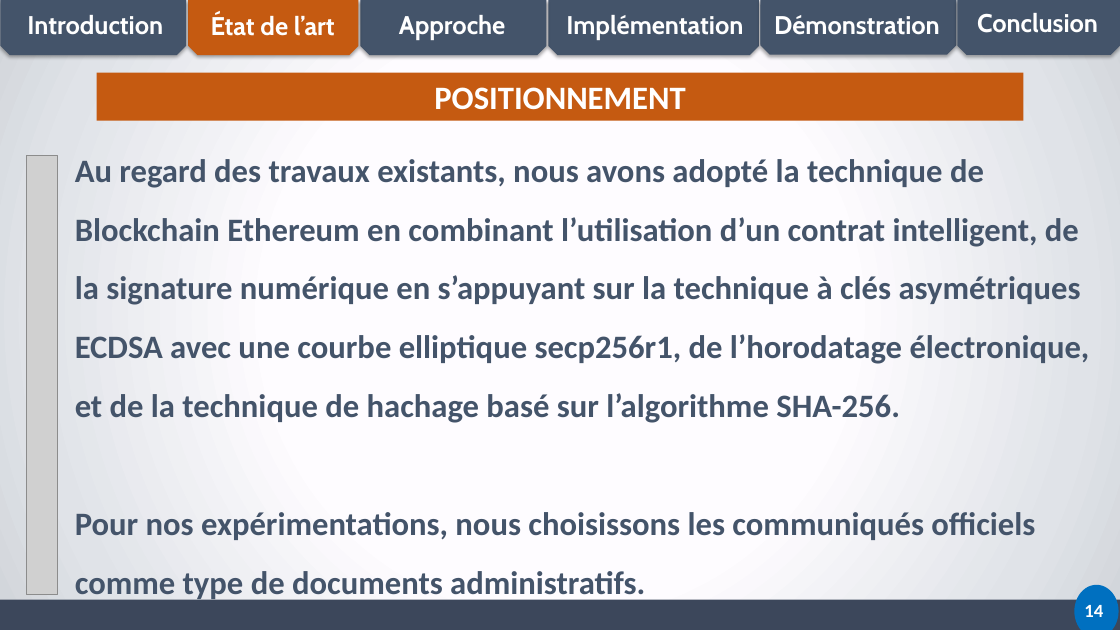
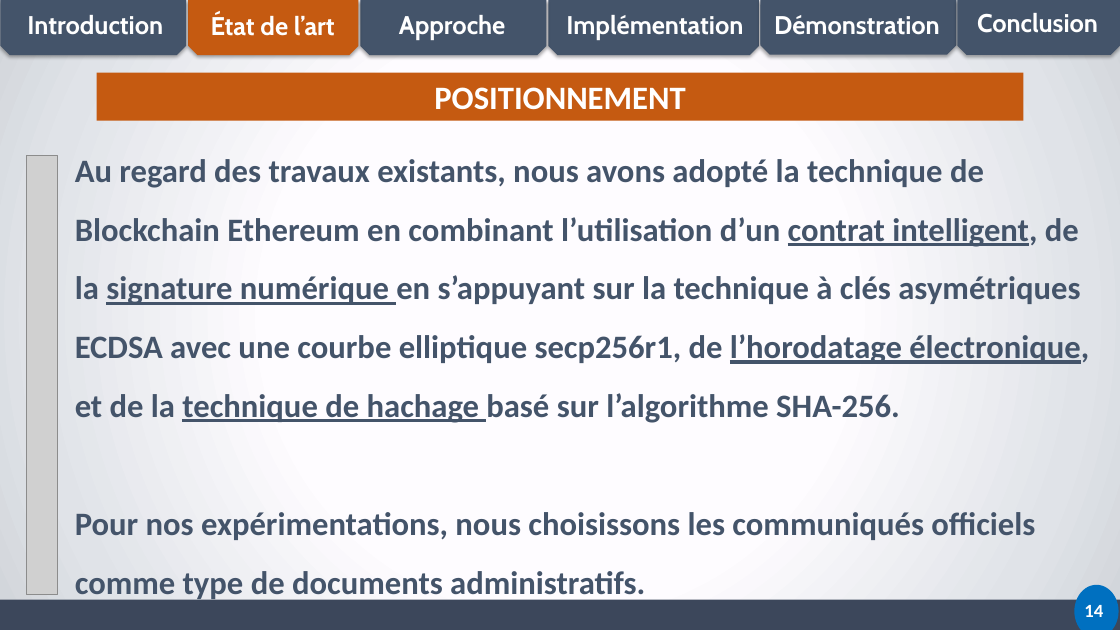
Before and after one commit to canisiushien/memoire-isie, a slide deck: slide 14 of PRESENTATION_M2_CANISIUS.pptx. Drawn at 1120x630 pixels with LibreOffice and Linux fonts; fonts in the diff are those of the drawing; grey boxes stand for pictures. Boxes give left, top, right and bottom in pixels: in the first picture for what was removed or moved away, otherwise in the second. Text is boxed around its words. In the diff, an @@ line names an element or a change of style, - is before the commit and + after.

```diff
--- a/PRESENTATION_M2_CANISIUS.pptx
+++ b/PRESENTATION_M2_CANISIUS.pptx
@@ text at box(75, 159, 1089, 423): underline on in "contrat intelligent, signature numérique l’horodatage électr ..." @@
```
Also in this commit, not shown: 2 other slides changed, 1 other file.
